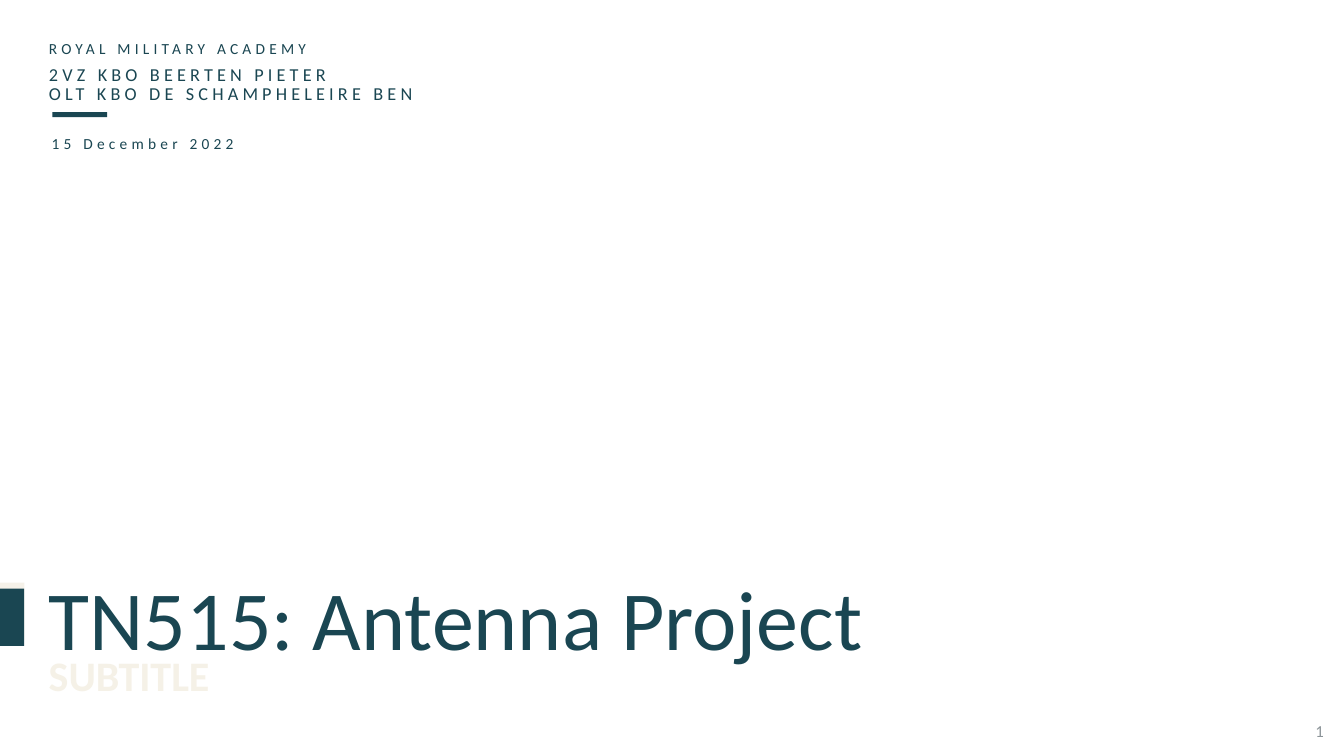
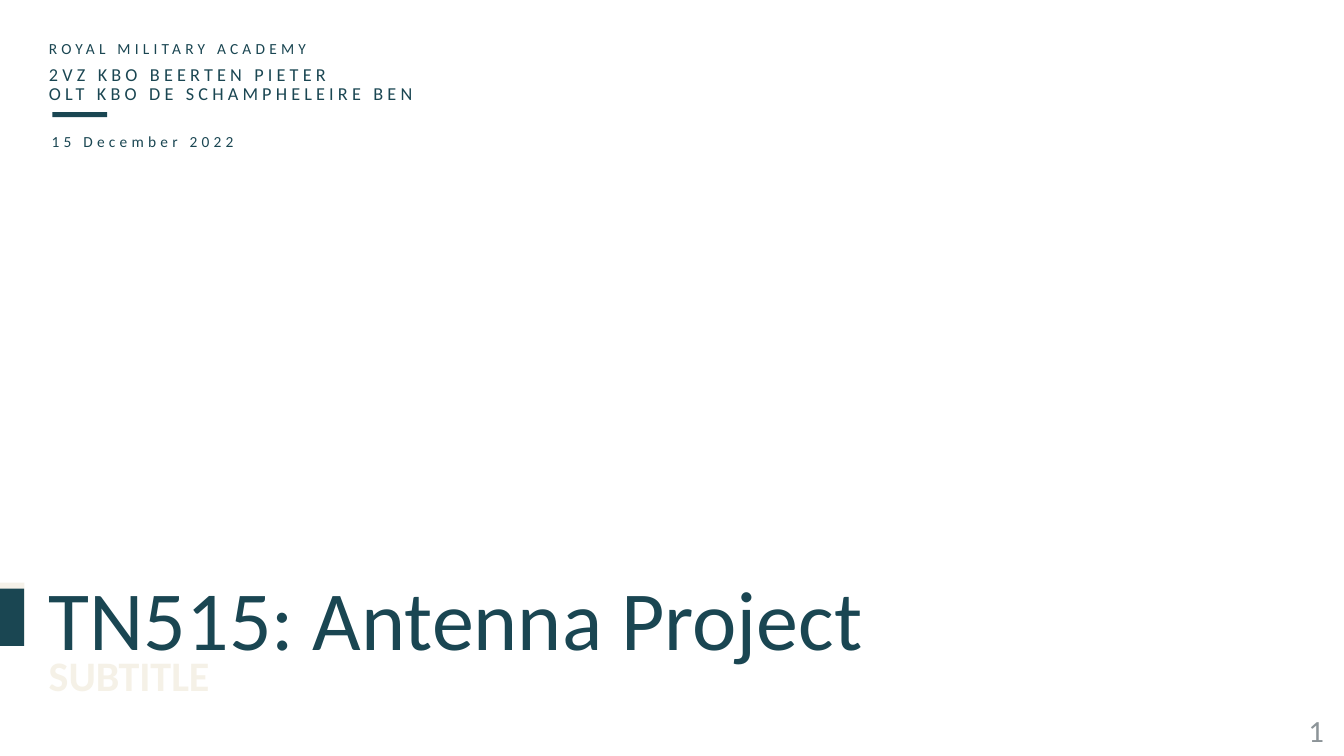
Before and after one commit to Tyr4n1x/Project_Antenna, a slide deck: slide 1 of Presentation.pptx. Drawn at 1344x756 pixels with LibreOffice and Linux fonts; fonts in the diff are those of the drawing; background and template pictures are left out. Boxes give left, top, right and bottom in pixels: in the first picture for what was removed or moved away, otherwise in the second. Text is boxed around its words. In the diff, an @@ line names an element or a change of style, - is before the commit and + after.

```diff
--- a/Presentation.pptx
+++ b/Presentation.pptx
@@ text "15 December 2022" at bbox=[52, 136, 234, 147]: line spacing 0.9 to 0.8 @@
@@ page number at bbox=[1308, 722, 1324, 742]: size 12 to 22 pt @@
```
Also in this commit, not shown: 1 other slide changed, 21 slides added, 1 slide removed, 11 other files.
